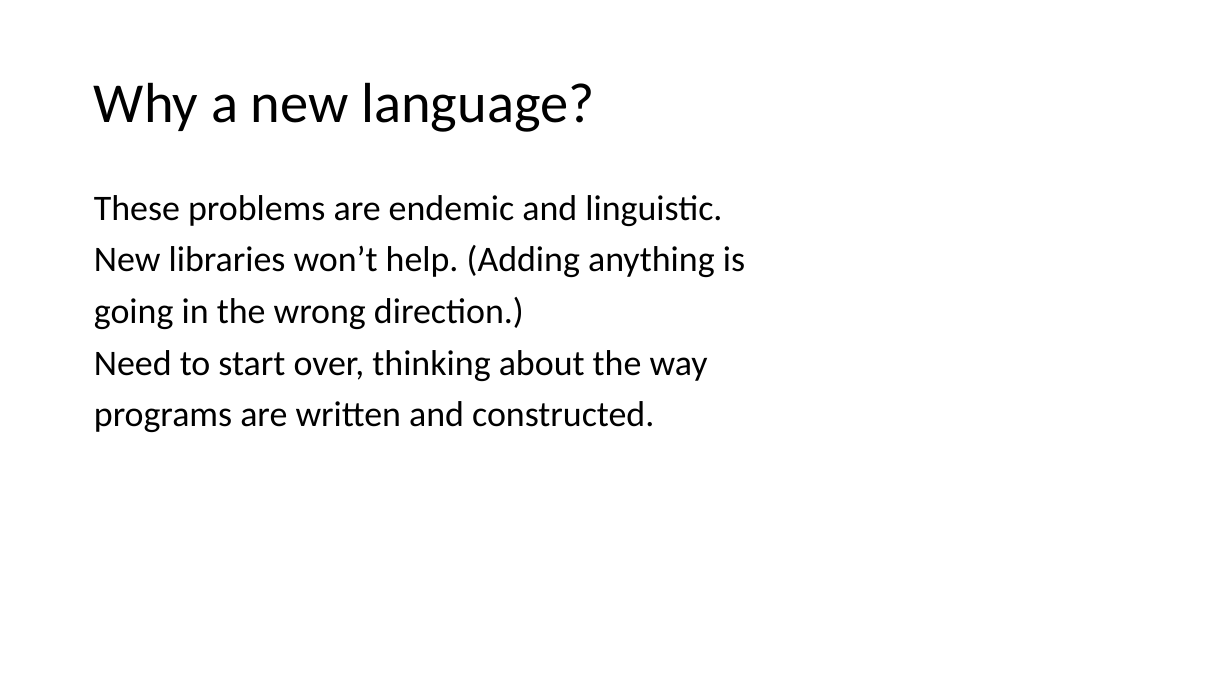
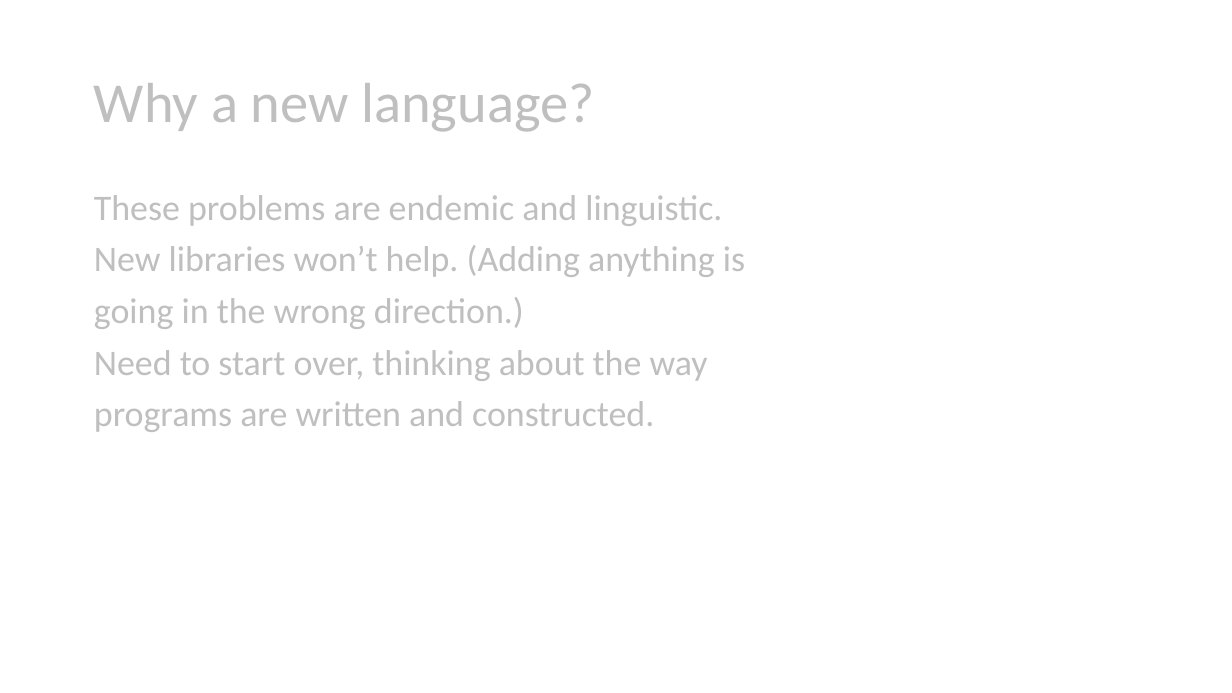
Before and after one commit to firstbird/goPresent, a slide deck: slide 8 of go introduction.pptx. Drawn at 1232x693 pixels with LibreOffice and Linux fonts; fonts in the diff are those of the drawing. Boxes give left, top, right and bottom in pixels: in the first picture for what was removed or moved away, otherwise in the second. Text is boxed around its words. In the diff, an @@ line names an element or a change of style, - is before the commit and + after.

```diff
--- a/go introduction.pptx
+++ b/go introduction.pptx
@@ title "Why a new language?" at (x1=94, y1=83, x2=594, y2=132): text colour #000000 to #BFBFBF @@
@@ text "These problems are endemic and ..." at (x1=94, y1=195, x2=745, y2=432): text colour #000000 to #BFBFBF @@
```
Also in this commit, not shown: 21 other slides changed.
